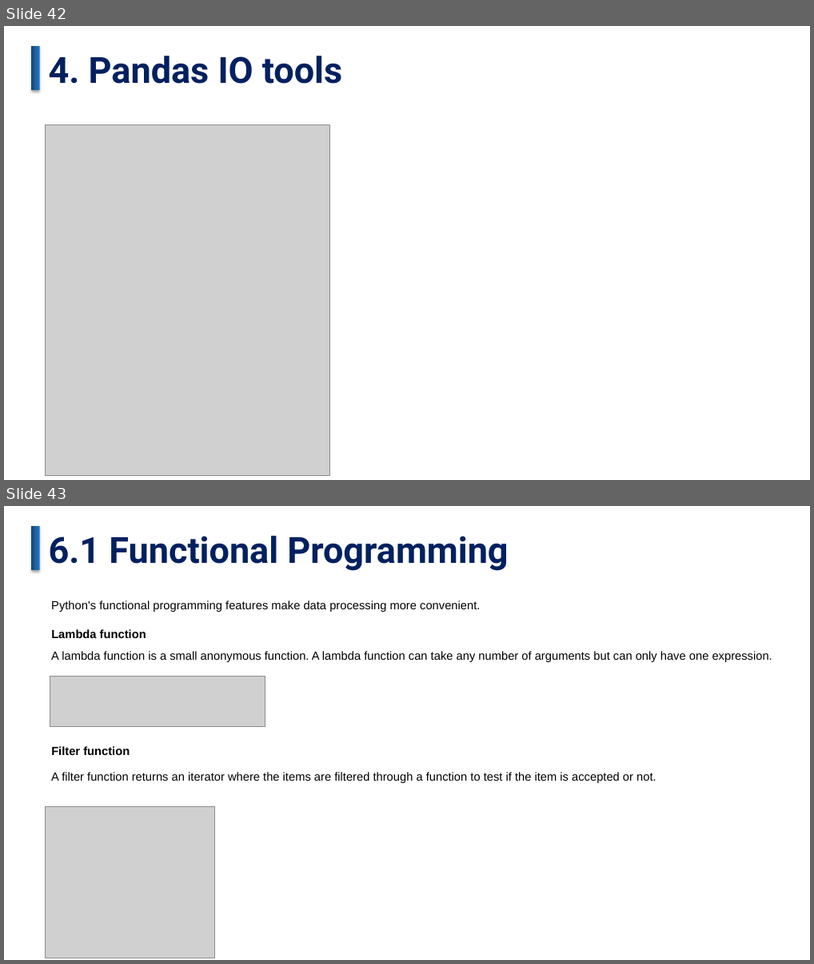
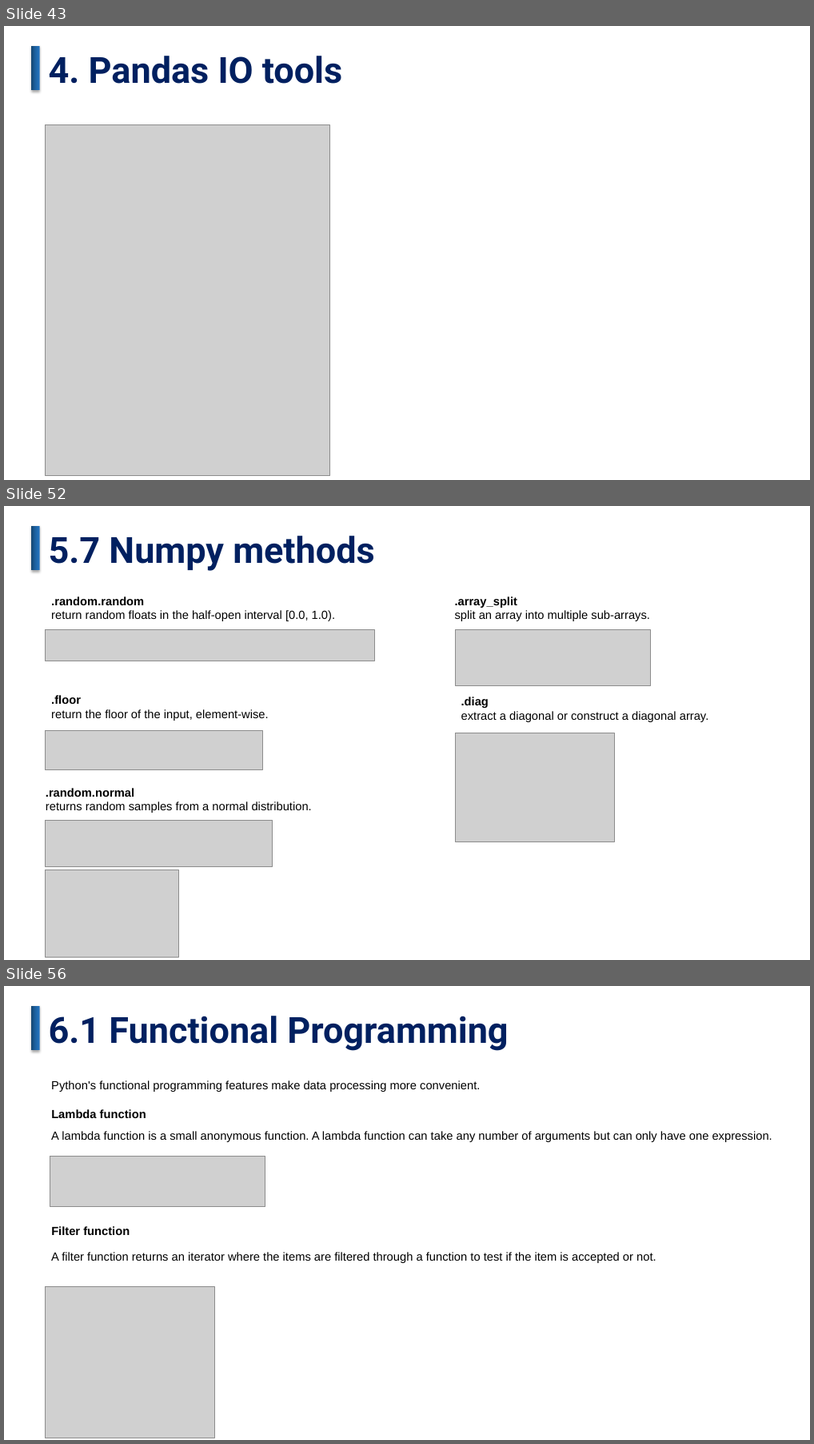
Before and after one commit to JasonZhangHub/DataAnalysiswithPython-FullCourseForBeginners, a slide deck: Data Analysis with Python-Full Course for Beginners.pptx. Shown one above the other, each under a label of ours: slides 42 and 43 before the commit, slides 43, 52 and 56 after it; the slides between them are not shown. The pictures are 814x964 and 814x1444 pixels, drawn with LibreOffice and Linux fonts; fonts in the diff are those of the drawing; grey boxes stand for pictures. Boxes give left, top, right and bottom in pixels: in the first picture for what was removed or moved away, otherwise in the second. Text is boxed around its words. In the diff, an @@ line names an element or a change of style, - is before the commit and + after.

```diff
--- a/Data Analysis with Python-Full Course for Beginners.pptx
+++ b/Data Analysis with Python-Full Course for Beginners.pptx
@@ slide 52 added at [4,506,810,960], background #FFFFFF @@
@@ rectangle added at [31,526,40,571], fill gradient #164672 to #1F63A2 to #2476C0 @@
@@ text added at [49,536,375,571], 42.9 pt, text #002060, bold @@
+5.7 Numpy methods
@@ text added at [51,596,335,621], 14 pt, text #000000 @@
+.random.random
+return random floats in the half-open interval [0.0, 1.0).
@@ text added at [455,596,650,621], 14 pt, text #000000 @@
+.array_split
+split an array into multiple sub-arrays.
@@ picture added at [46,630,375,661] @@
@@ picture added at [455,630,650,686] @@
@@ text added at [51,695,269,720], 14 pt, text #000000 @@
+.floor
+return the floor of the input, element-wise.
@@ text added at [462,696,709,722], 14 pt, text #000000 @@
+.diag
+extract a diagonal or construct a diagonal array.
@@ picture added at [46,731,263,770] @@
@@ picture added at [455,733,615,841] @@
@@ text added at [46,788,312,812], 14 pt, text #000000 @@
+.random.normal
+returns random samples from a normal distribution.
@@ picture added at [46,820,273,867] @@
@@ picture added at [46,869,179,957] @@
@@ what was slide 42 is now slide 43 @@
@@ what was slide 43 is now slide 56 @@
```
Also in this commit, not shown: 5 slides changed, 12 other slides added.
